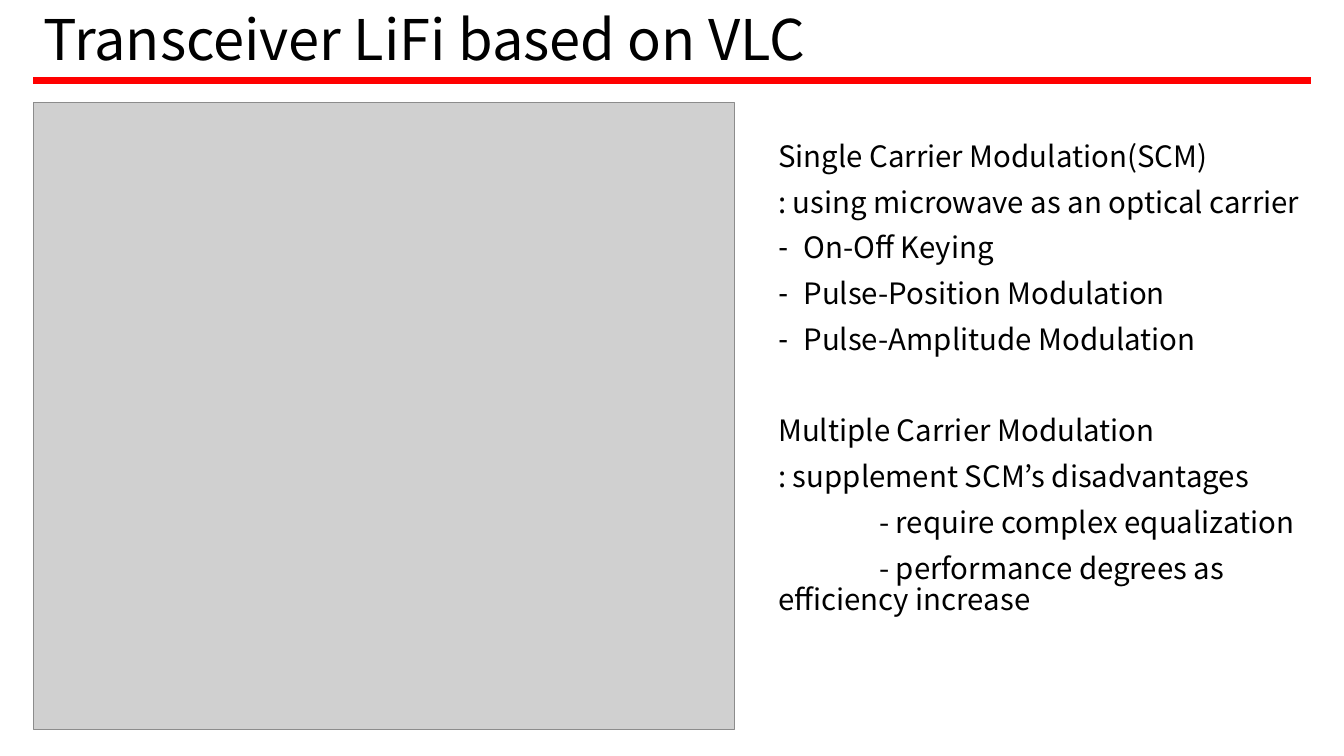
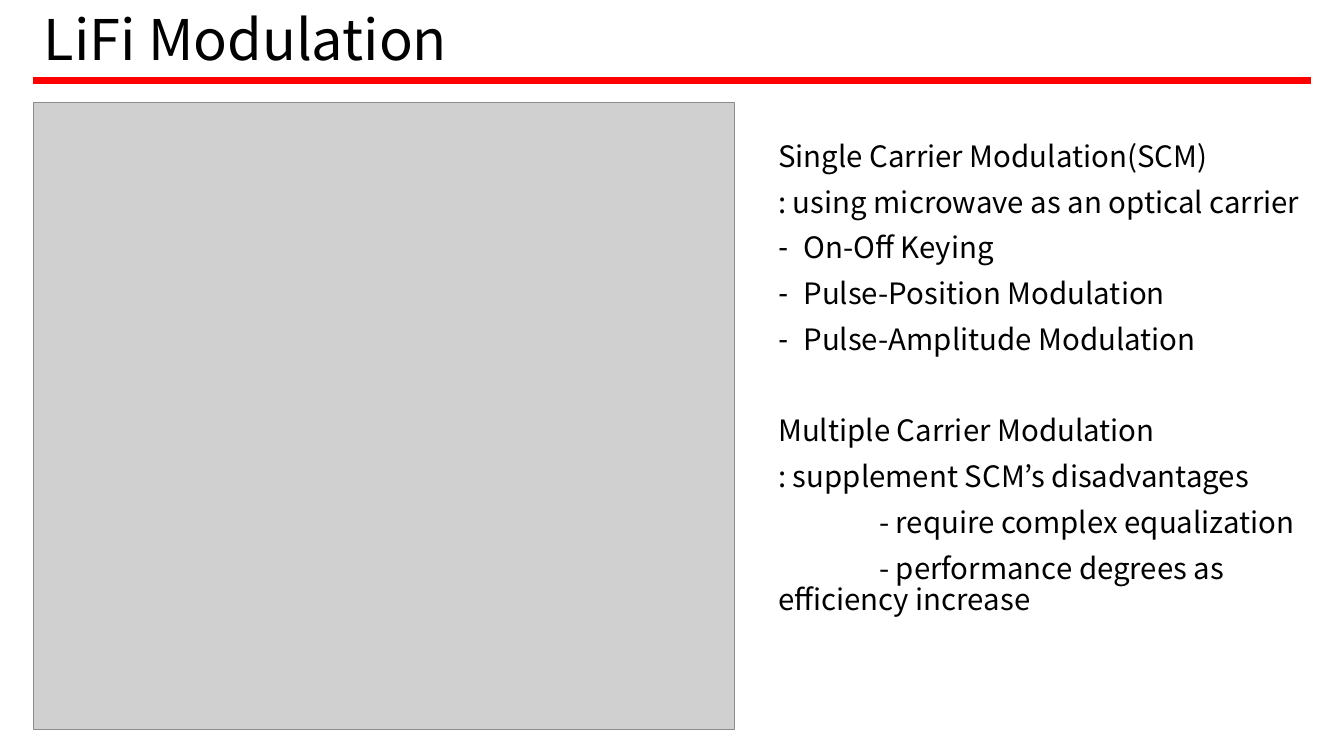
Before and after one commit to ms9648/Term_Project, a slide deck: slide 6 of Computer_Networking/LiFi.pptx. Drawn at 1344x756 pixels with LibreOffice and Linux fonts; fonts in the diff are those of the drawing; grey boxes stand for pictures. Boxes give left, top, right and bottom in pixels: in the first picture for what was removed or moved away, otherwise in the second. Text is boxed around its words. In the diff, an @@ line names an element or a change of style, - is before the commit and + after.

```diff
--- a/Computer_Networking/LiFi.pptx
+++ b/Computer_Networking/LiFi.pptx
@@ text at (44, 15, 447, 61): text changed @@
-Transceiver LiFi based on VLC
+LiFi Modulation
```
Also in this commit, not shown: 3 other slides changed.
